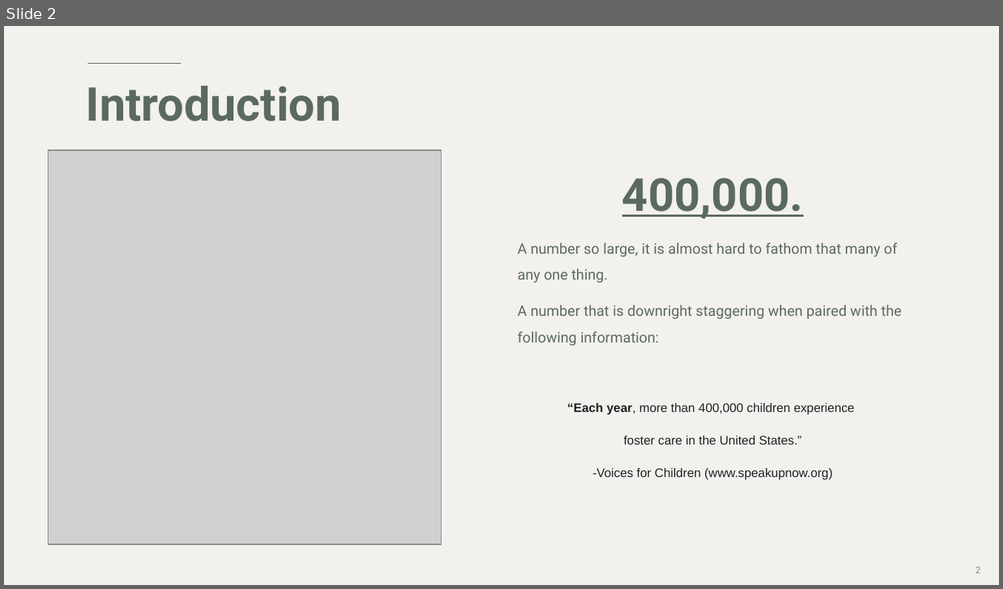
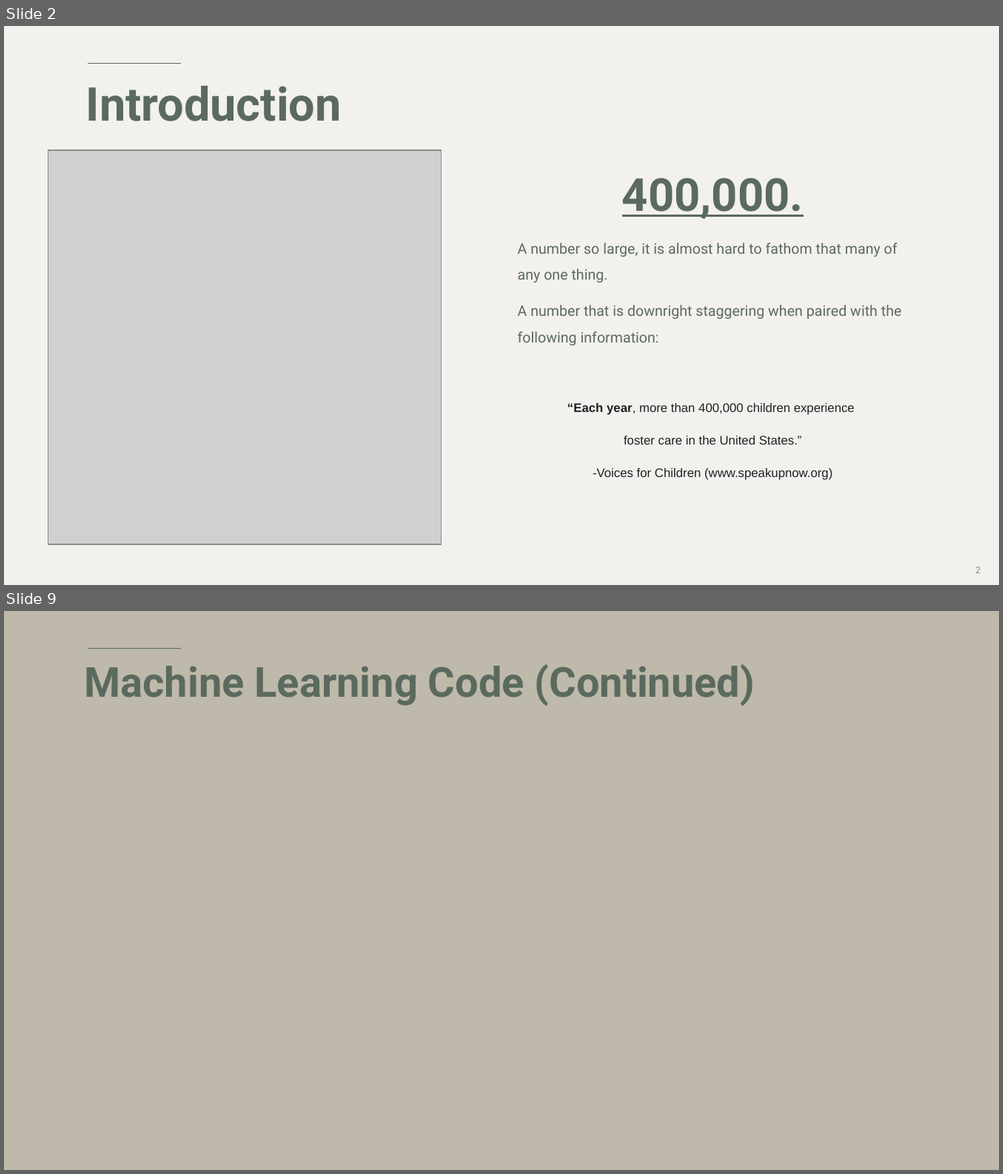
Before and after one commit to gemelodyyu/Trends-in-Foster-Care-and-Adoption, a slide deck: Power Point/Project 3-Trends in Foster Care.pptx. Shown one above the other, each under a label of ours: slide 2 before the commit, slides 2 and 9 after it; the slides between them are not shown. The pictures are 1003x589 and 1003x1174 pixels, drawn with LibreOffice and Linux fonts; fonts in the diff are those of the drawing; grey boxes stand for pictures. Boxes give left, top, right and bottom in pixels: in the first picture for what was removed or moved away, otherwise in the second. Text is boxed around its words. In the diff, an @@ line names an element or a change of style, - is before the commit and + after.

```diff
--- a/Power Point/Project 3-Trends in Foster Care.pptx
+++ b/Power Point/Project 3-Trends in Foster Care.pptx
@@ slide 9 added at box(4, 611, 999, 1170), background #BEB9AA; not listed: 1 template element that a slide beside it also shows @@
@@ title added at box(85, 664, 754, 706), 40 pt, text #5B6A5E, bold @@
+Machine Learning Code (Continued)
```
Also in this commit, not shown: 6 slides changed, 4 other slides added, 4 slides removed.
